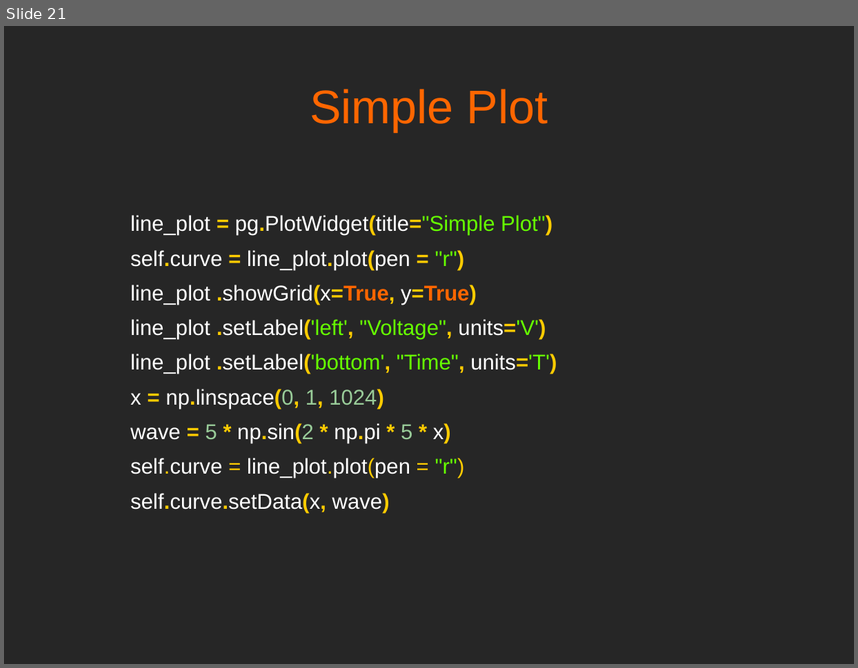
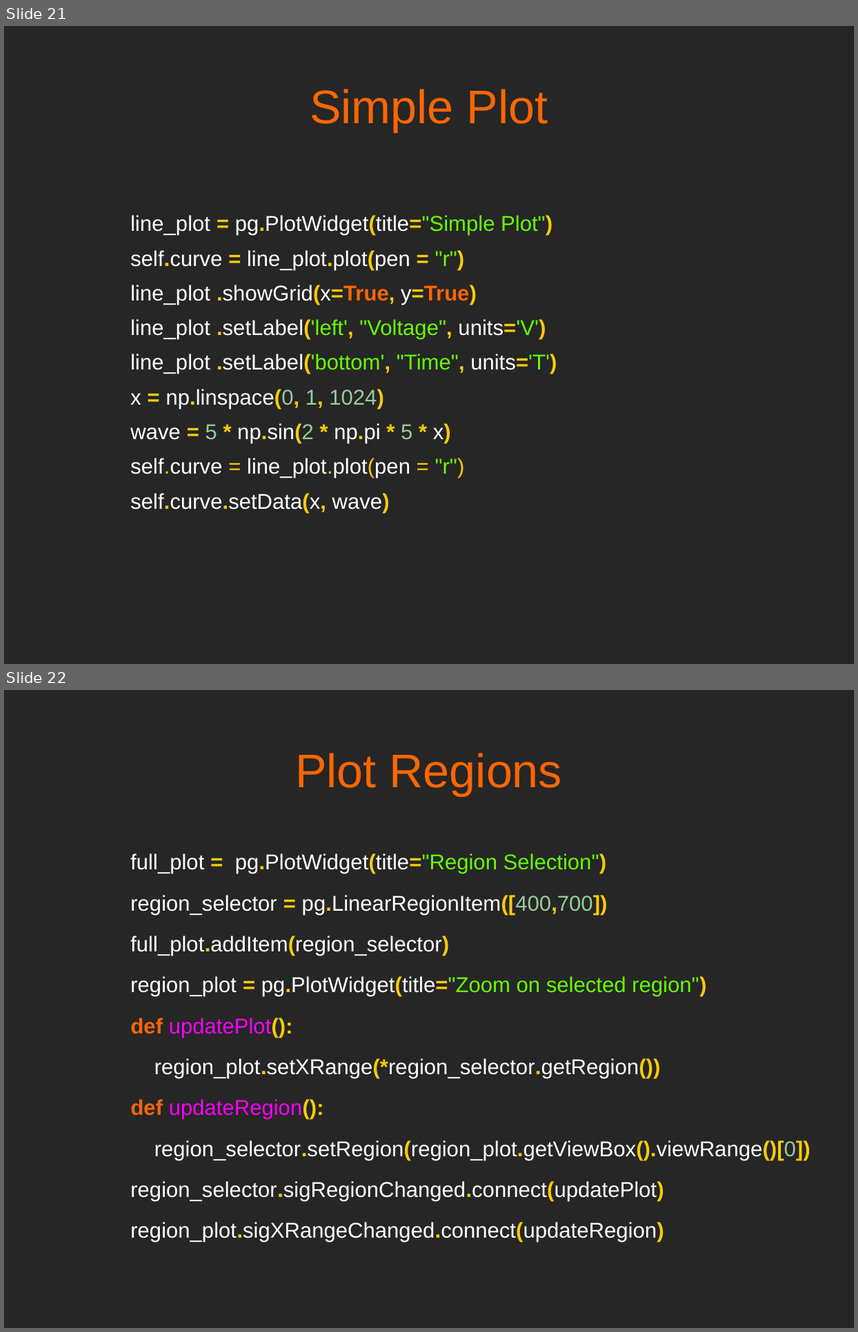
Before and after one commit to mfarhan12/qt-presentation, a slide deck: OPAG QT Presentation.odp. Shown one above the other, each under a label of ours: slide 21 before the commit, slides 21 and 22 after it. The pictures are 858x668 and 858x1332 pixels, drawn with LibreOffice and Linux fonts; fonts in the diff are those of the drawing. Boxes give left, top, right and bottom in pixels: in the first picture for what was removed or moved away, otherwise in the second. Text is boxed around its words. In the diff, an @@ line names an element or a change of style, - is before the commit and + after.

```diff
--- a/OPAG QT Presentation.odp
+++ b/OPAG QT Presentation.odp
@@ slide 22 added at (4,690,854,1328), background #262626 @@
@@ text added at (295,753,563,796), 44 pt, text #FF6600 @@
+Plot Regions
@@ text added at (130,854,811,1243), 20 pt, text #FFFFFF @@
+full_plot = pg.PlotWidget(title="Region Selection")
+region_selector = pg.LinearRegionItem([400,700])
+full_plot.addItem(region_selector)
+region_plot = pg.PlotWidget(title="Zoom on selected region")
+def updatePlot():
+region_plot.setXRange(*region_selector.getRegion())
+def updateRegion():
+region_selector.setRegion(region_plot.getViewBox().viewRange()[0])
+region_selector.sigRegionChanged.connect(updatePlot)
+region_plot.sigXRangeChanged.connect(updateRegion)
```
Also in this commit, not shown: 1 slide changed, 3 other slides added, 1 slide removed, 3 other files.
